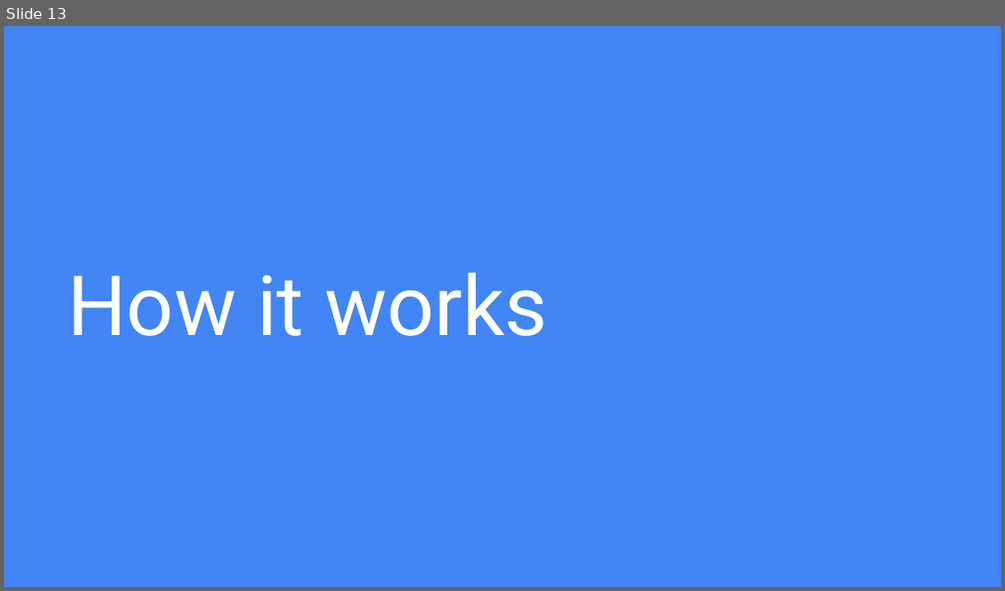
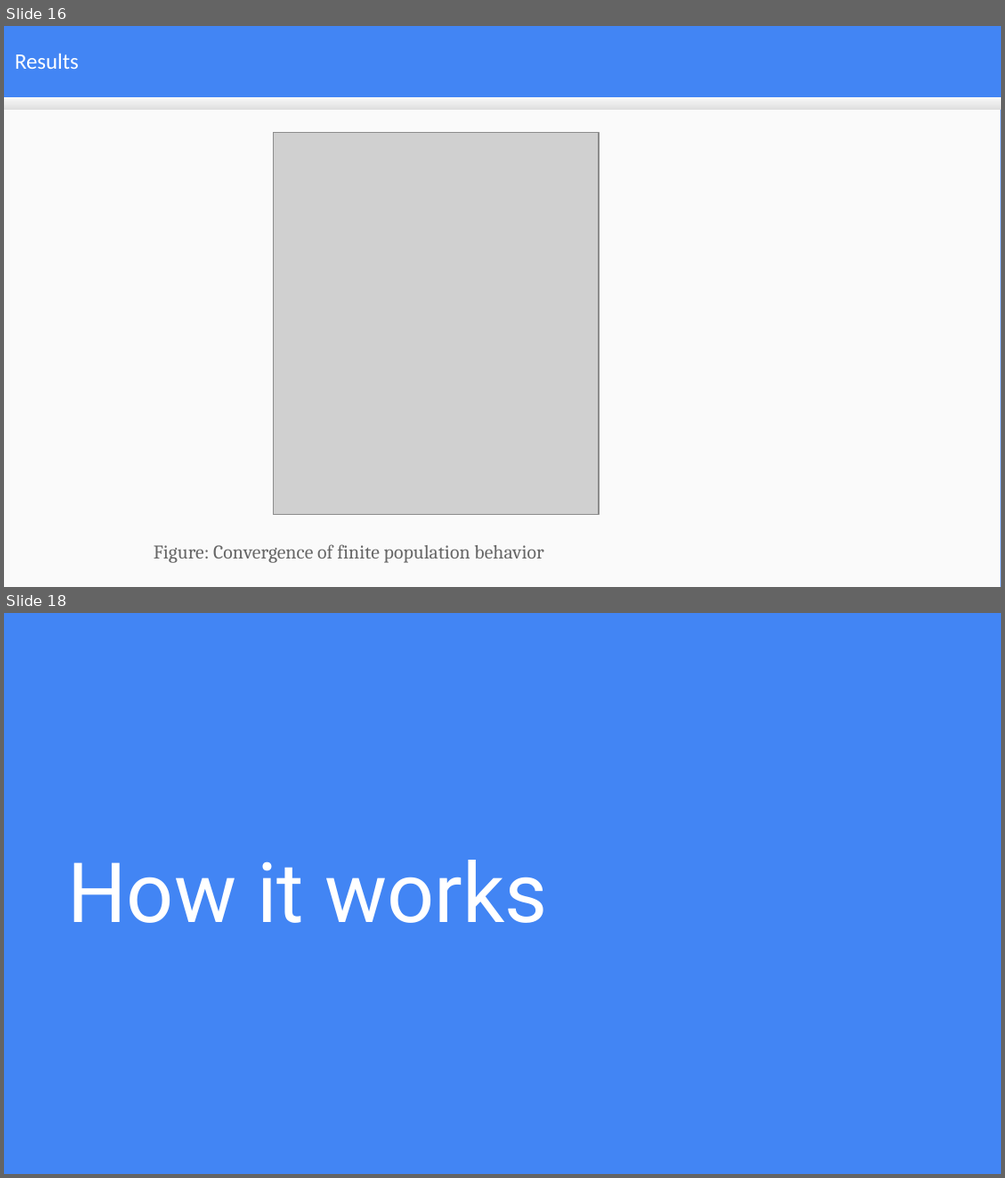
Before and after one commit to mduwalsh/project, a slide deck: thesis_slides_mahendra.odp. Shown one above the other, each under a label of ours: slide 13 before the commit, slides 16 and 18 after it; the slides between them are not shown. The pictures are 1005x591 and 1005x1178 pixels, drawn with LibreOffice and Linux fonts; fonts in the diff are those of the drawing; grey boxes stand for pictures. Boxes give left, top, right and bottom in pixels: in the first picture for what was removed or moved away, otherwise in the second. Text is boxed around its words. In the diff, an @@ line names an element or a change of style, - is before the commit and + after.

```diff
--- a/thesis_slides_mahendra.odp
+++ b/thesis_slides_mahendra.odp
@@ slide 16 added at box(4, 26, 1001, 587), background #4285F4 @@
@@ title added at box(15, 53, 79, 69), 16 pt, text #FFFFFF @@
+Results
@@ rectangle added at box(4, 98, 1000, 587), fill #FAFAFA @@
@@ rectangle added at box(4, 98, 1001, 110), fill gradient #F9F9F9 to #DEDEDE @@
@@ picture added at box(273, 133, 599, 515) @@
@@ text added at box(154, 544, 543, 563), 14 pt, text #666666 @@
+Figure: Convergence of finite population behavior
@@ what was slide 13 is now slide 18 @@
```
Also in this commit, not shown: 5 other slides added, 1 slide removed, 1 other file.
